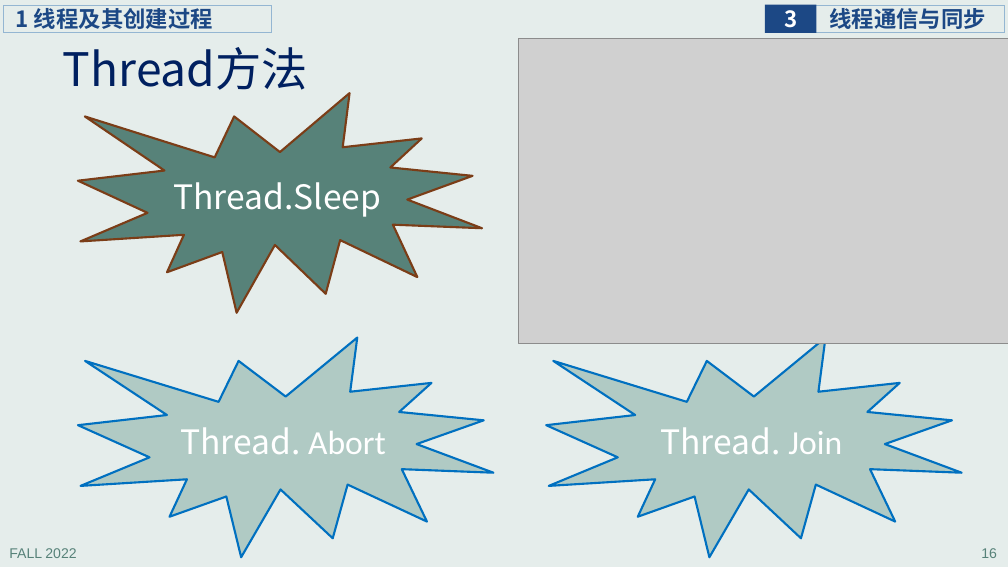
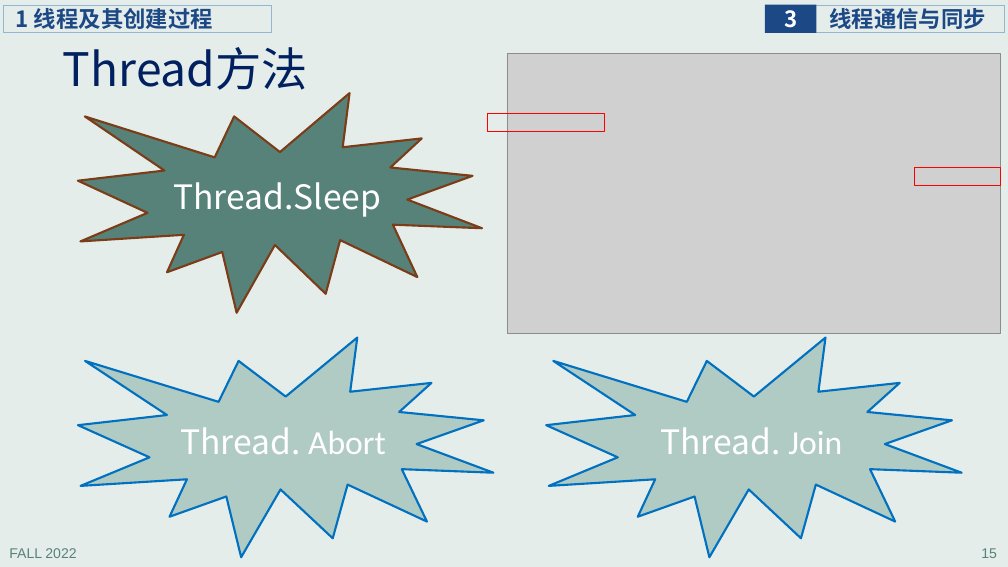
Before and after one commit to principleWindows/win-principle-2022, a slide deck: slide 15 of slides/instruction/principleWindows_3.pptx (slide 16 before the commit). Drawn at 1008x567 pixels with LibreOffice and Linux fonts; fonts in the diff are those of the drawing; grey boxes stand for pictures. Boxes give left, top, right and bottom in pixels: in the first picture for what was removed or moved away, otherwise in the second. Text is boxed around its words. In the diff, an @@ line names an element or a change of style, - is before the commit and + after.

```diff
--- a/slides/instruction/principleWindows_3.pptx
+++ b/slides/instruction/principleWindows_3.pptx
@@ picture: place and size @@
-picture at [519,39,1008,344]
+picture at [507,54,1000,333]
@@ rectangle added at [488,114,605,132], outline #FF0000 1 pt @@
@@ rectangle added at [914,168,1000,186], outline #FF0000 1 pt @@
```
Also in this commit, not shown: 6 other slides changed, 1 slide removed, 22 other files.
